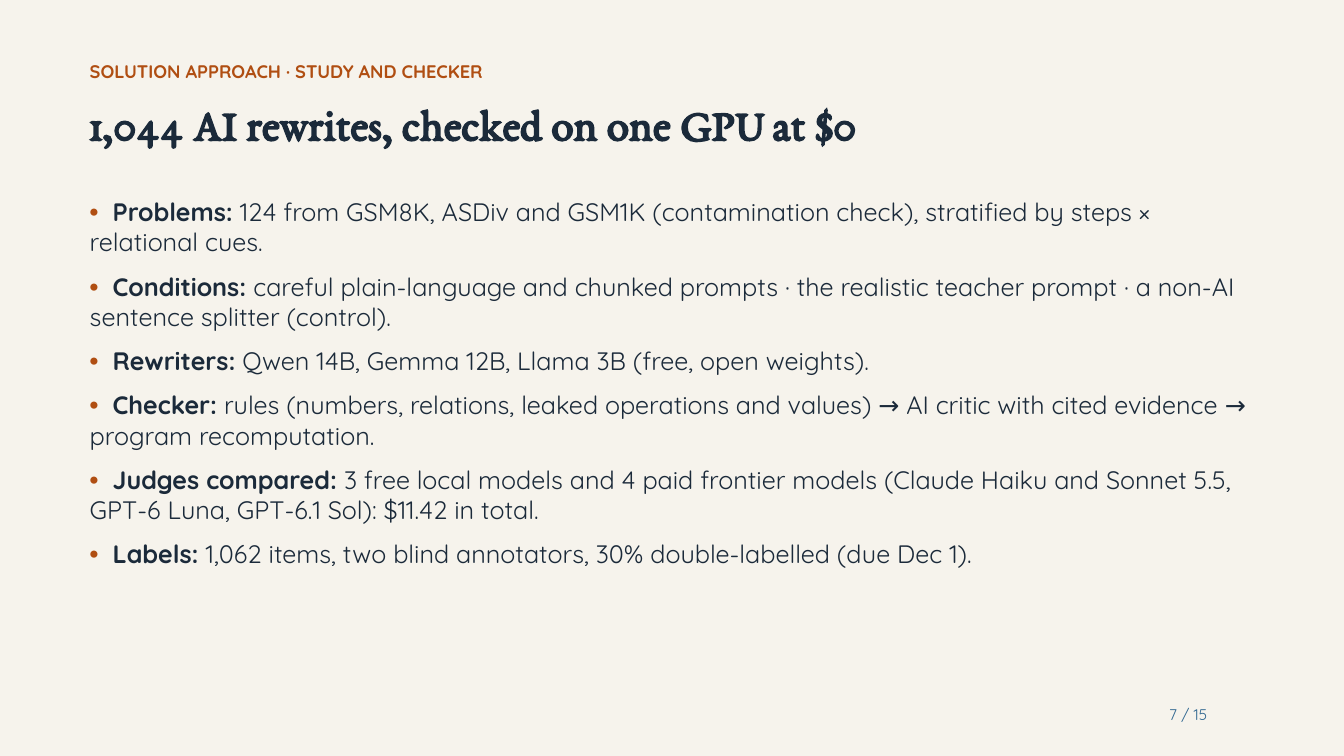
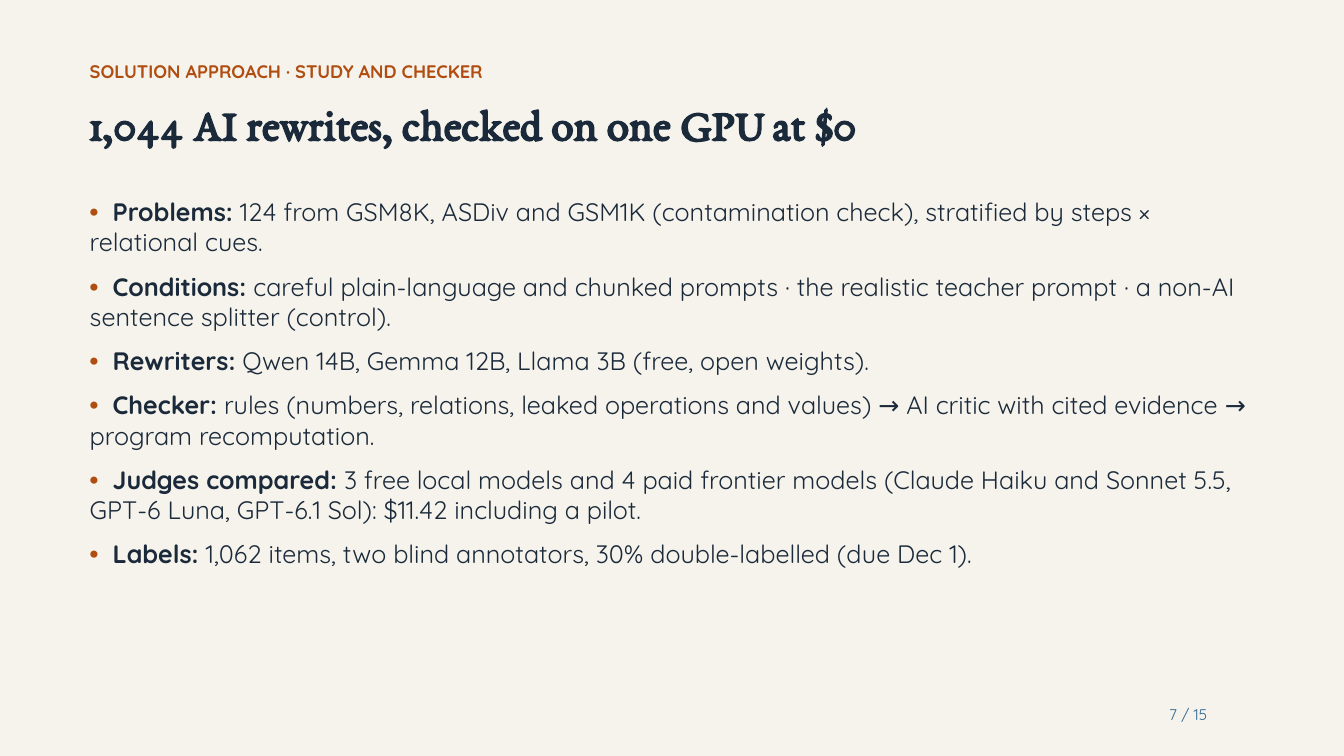
Before and after one commit to harshitaggarwal01/cs2880, a slide deck: slide 7 of docs/video/SafeAdapt-Math_video_nov23.pptx. Drawn at 1344x756 pixels with LibreOffice and Linux fonts; fonts in the diff are those of the drawing. Boxes give left, top, right and bottom in pixels: in the first picture for what was removed or moved away, otherwise in the second. Text is boxed around its words. In the diff, an @@ line names an element or a change of style, - is before the commit and + after.

```diff
--- a/docs/video/SafeAdapt-Math_video_nov23.pptx
+++ b/docs/video/SafeAdapt-Math_video_nov23.pptx
@@ text at box(90, 470, 1231, 524): text changed @@
-• Judges compared: 3 free local models and 4 paid frontier models (Claude Haiku and Sonnet 5.5, GPT-6 Luna, GPT-6.1 Sol): $11.42 in total.
+• Judges compared: 3 free local models and 4 paid frontier models (Claude Haiku and Sonnet 5.5, GPT-6 Luna, GPT-6.1 Sol): $11.42 including a pilot.
```
Also in this commit, not shown: 10 other slides changed, 16 other files.
